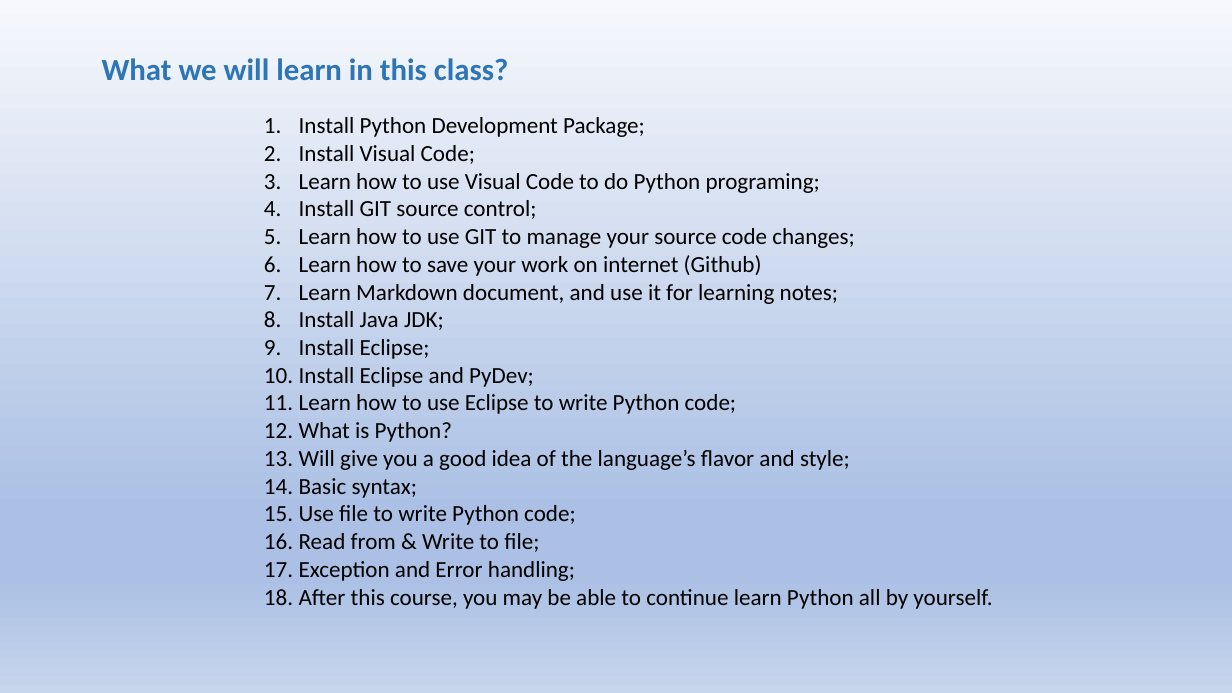
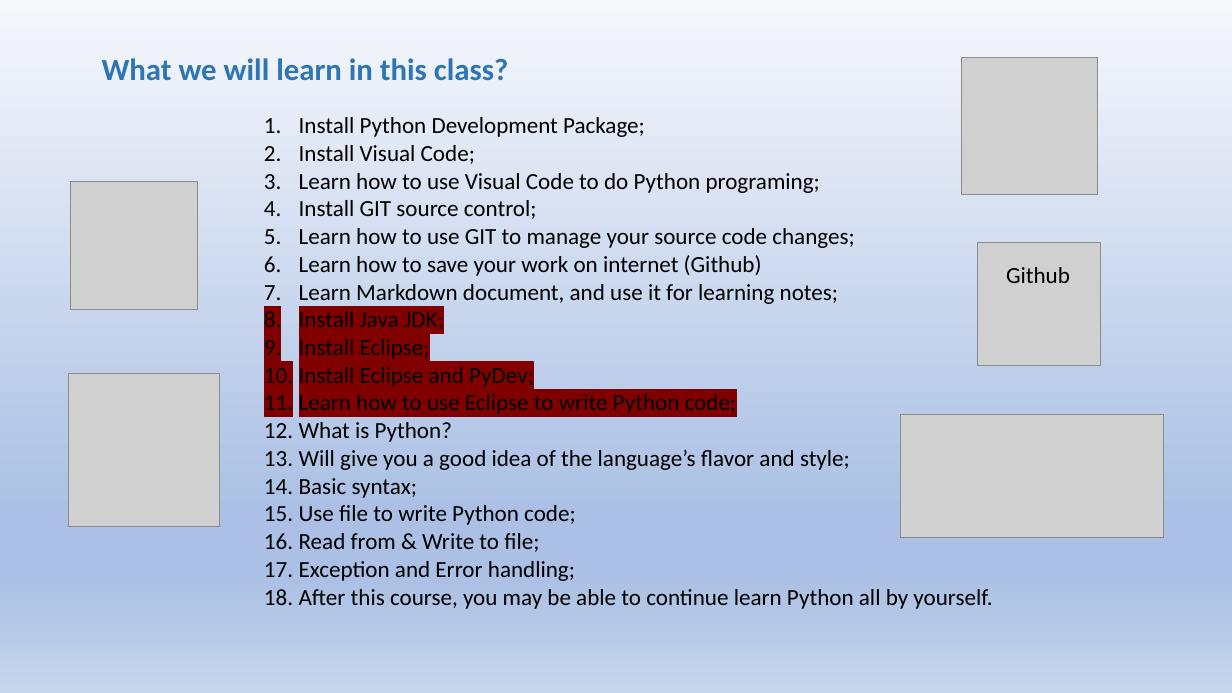
Before and after one commit to jwang1122/learnpython, a slide deck: slide 2 of Python Language.pptx. Drawn at 1232x693 pixels with LibreOffice and Linux fonts; fonts in the diff are those of the drawing; grey boxes stand for pictures. Boxes give left, top, right and bottom in pixels: in the first picture for what was removed or moved away, otherwise in the second. Text is boxed around its words. In the diff, an @@ line names an element or a change of style, - is before the commit and + after.

```diff
--- a/Python Language.pptx
+++ b/Python Language.pptx
@@ picture added at box(962, 58, 1099, 194) @@
@@ picture added at box(70, 182, 198, 310) @@
@@ picture added at box(977, 242, 1100, 365) @@
@@ text added at box(1006, 267, 1070, 283), 18 pt, text #000000 @@
+Github
@@ text at box(299, 311, 736, 414): highlight none to #800000 in "Install Java JDK;", "Install Eclipse;", "Install Eclipse and PyDev;", "Learn how to use Eclipse to write ..." @@
@@ picture added at box(68, 373, 220, 527) @@
@@ picture added at box(900, 414, 1164, 537) @@
```
Also in this commit, not shown: 13 other slides changed, 32 slides added, 1 slide removed, 21 other files.
